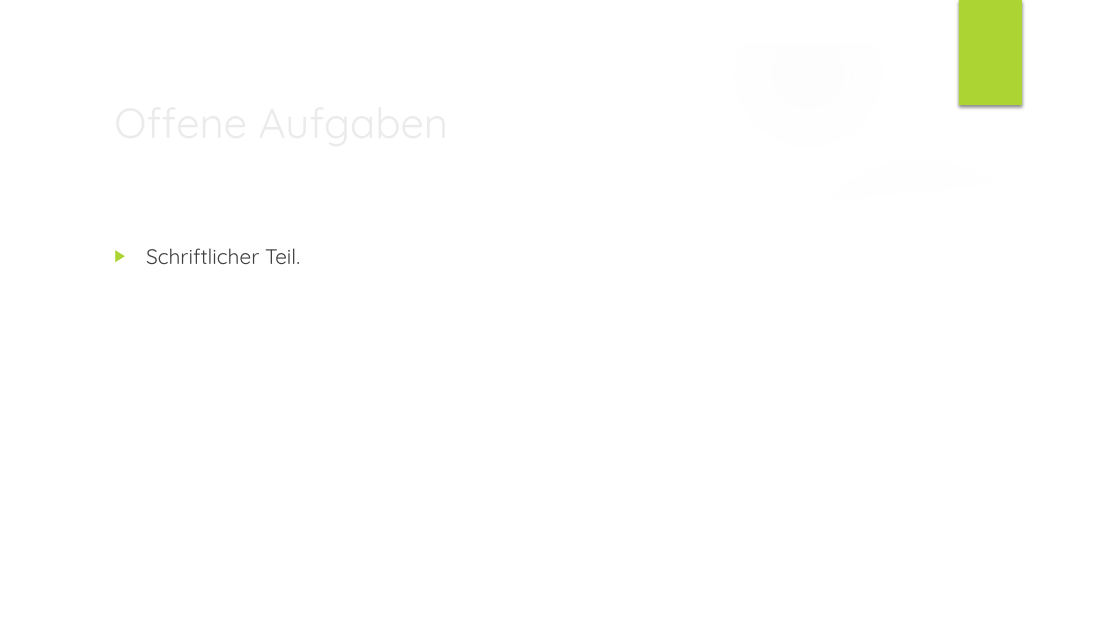
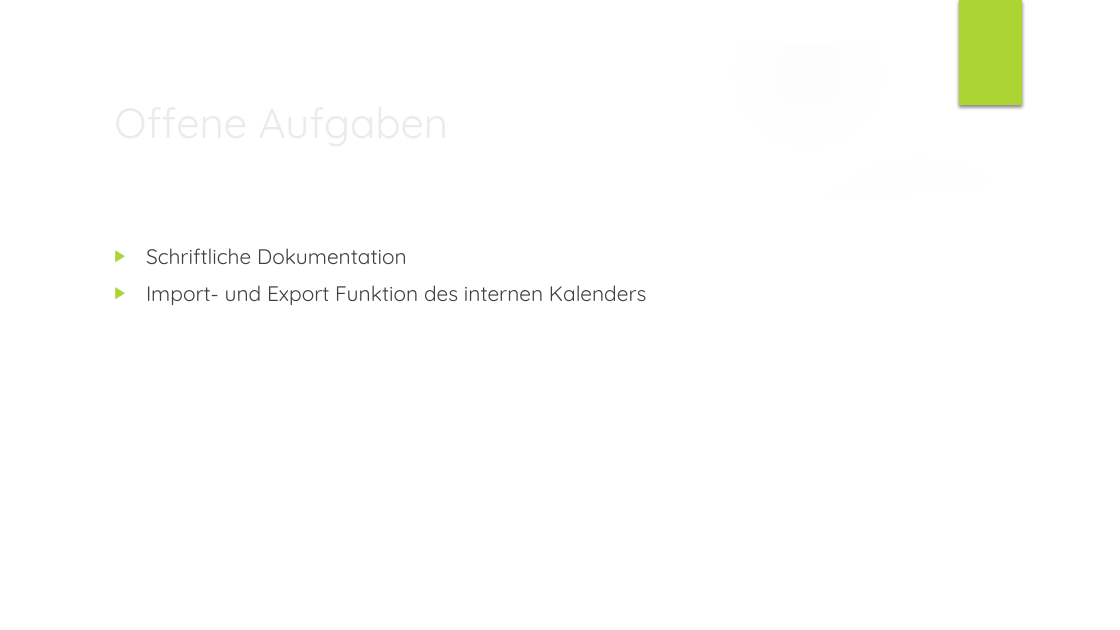
Before and after one commit to TobiHatti/DA-WebSite-BadmintonOOE, a slide deck: slide 9 of writing-work/Vorpräsentation_fertigIGuess.pptx (slide 10 before the commit). Drawn at 1120x630 pixels with LibreOffice and Linux fonts; fonts in the diff are those of the drawing; background and template pictures are left out. Boxes give left, top, right and bottom in pixels: in the first picture for what was removed or moved away, otherwise in the second. Text is boxed around its words. In the diff, an @@ line names an element or a change of style, - is before the commit and + after.

```diff
--- a/writing-work/Vorpräsentation_fertigIGuess.pptx
+++ b/writing-work/Vorpräsentation_fertigIGuess.pptx
@@ text at (x1=146, y1=248, x2=647, y2=305): text changed @@
-▶ Schriftlicher Teil.
+▶ Schriftliche Dokumentation
+▶ Import- und Export Funktion des internen Kalenders
```
Also in this commit, not shown: 5 other slides changed, 1 other file.
